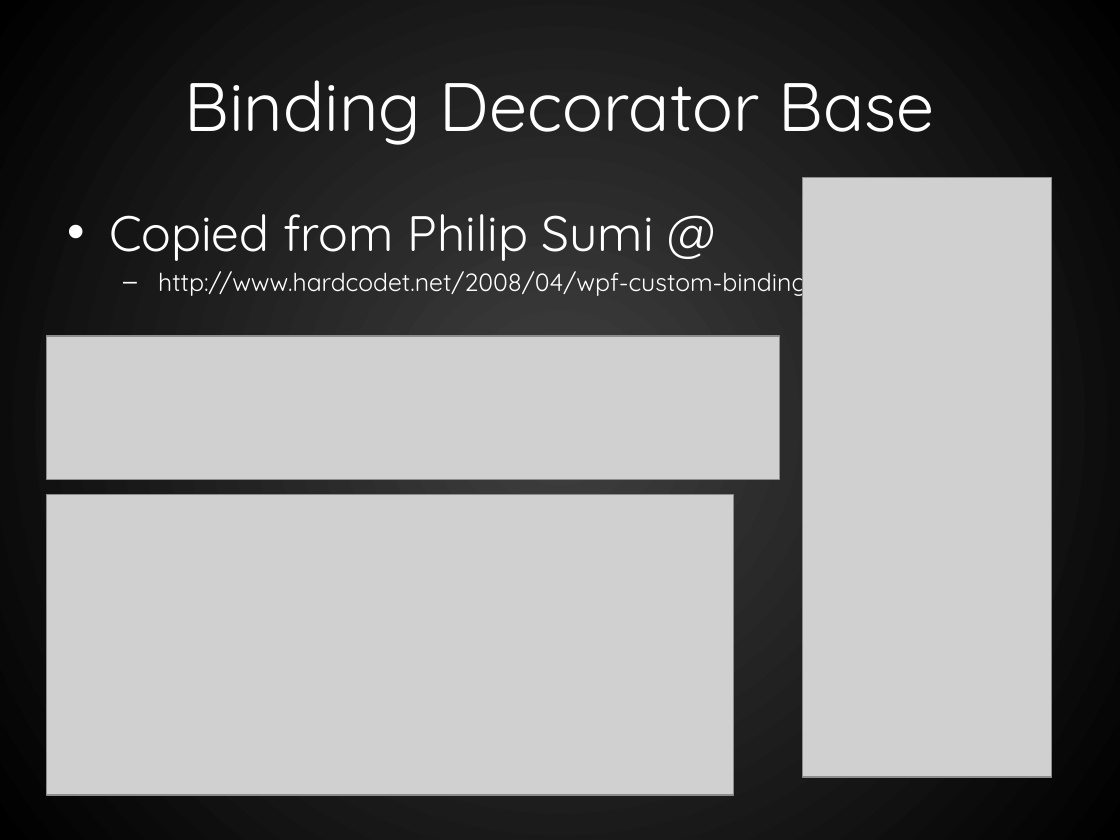
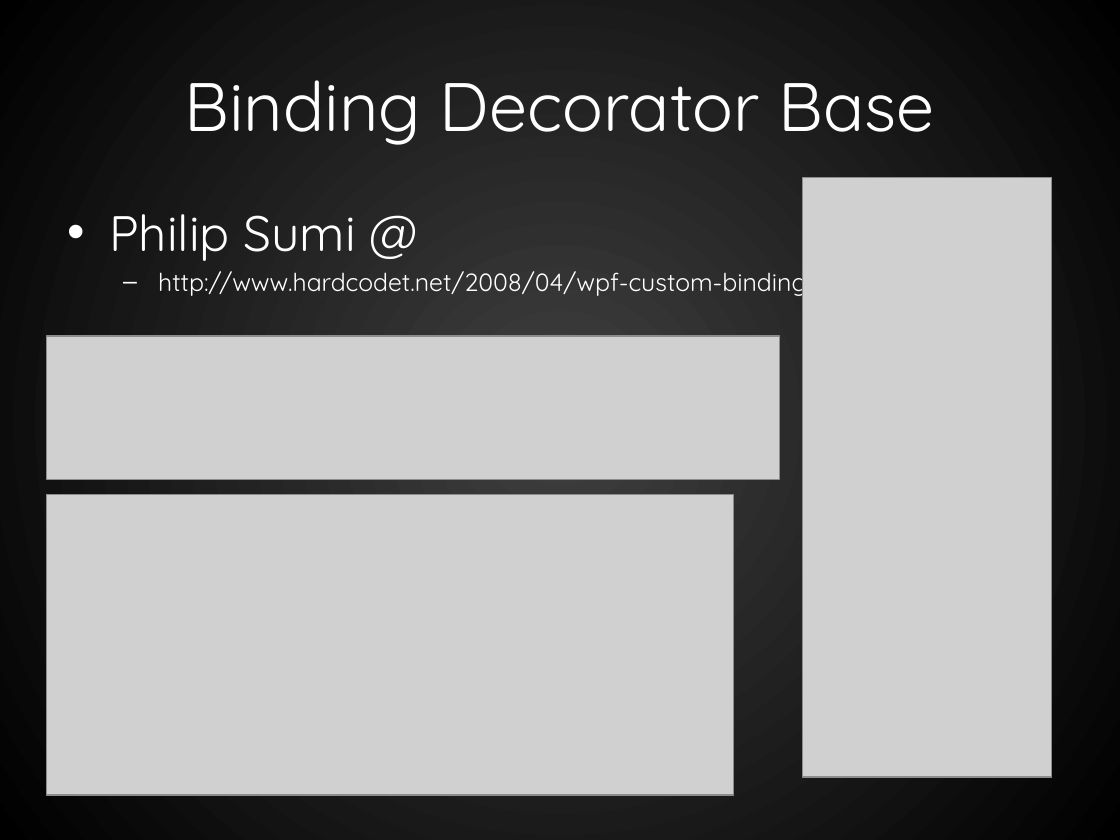
Before and after one commit to RookieOne/WPF-Input-Validation, a slide deck: slide 47 of WPF Validation.pptx (slide 38 before the commit). Drawn at 1120x840 pixels with LibreOffice and Linux fonts; fonts in the diff are those of the drawing; grey boxes stand for pictures. Boxes give left, top, right and bottom in pixels: in the first picture for what was removed or moved away, otherwise in the second. Text is boxed around its words. In the diff, an @@ line names an element or a change of style, - is before the commit and + after.

```diff
--- a/WPF Validation.pptx
+++ b/WPF Validation.pptx
@@ text at (109, 214, 355, 261): text changed @@
-• Copied from Philip Sumi @
+• Philip Sumi @
```
Also in this commit, not shown: 12 other slides changed, 10 slides added, 1 slide removed, 6 other files.
